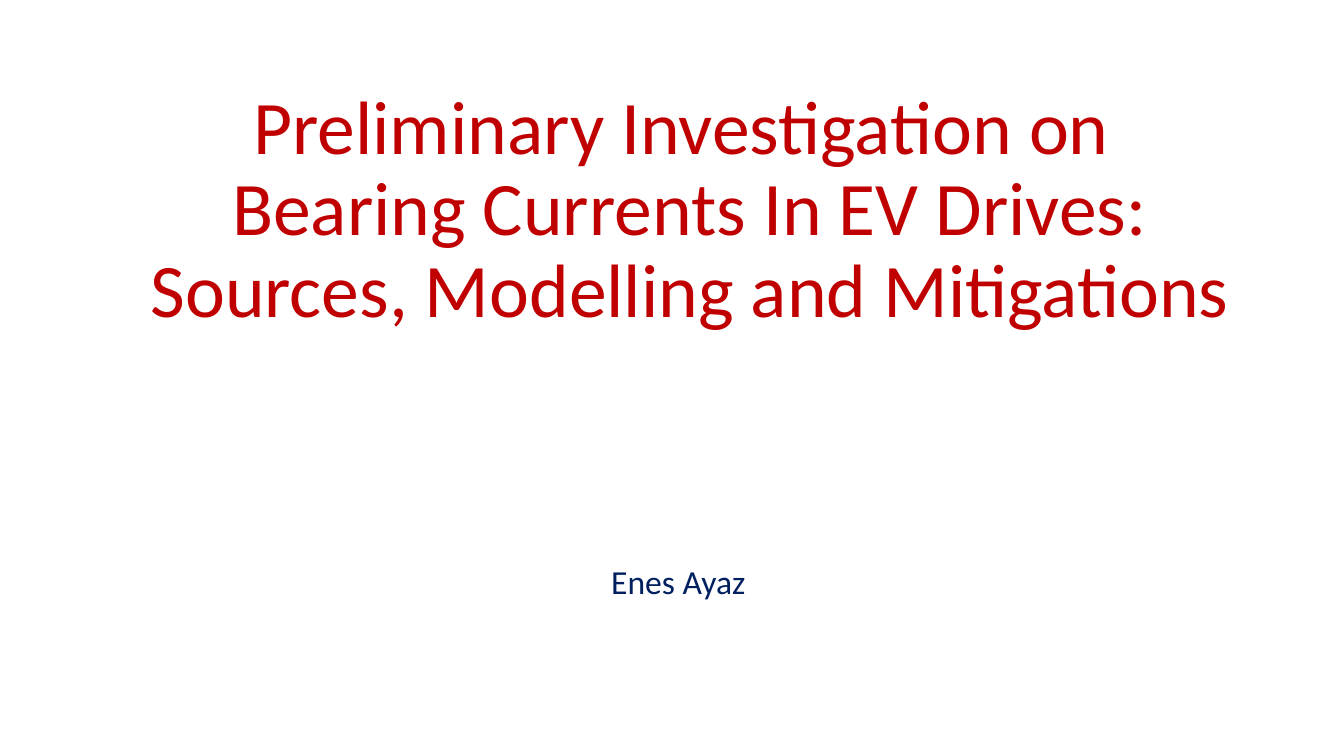
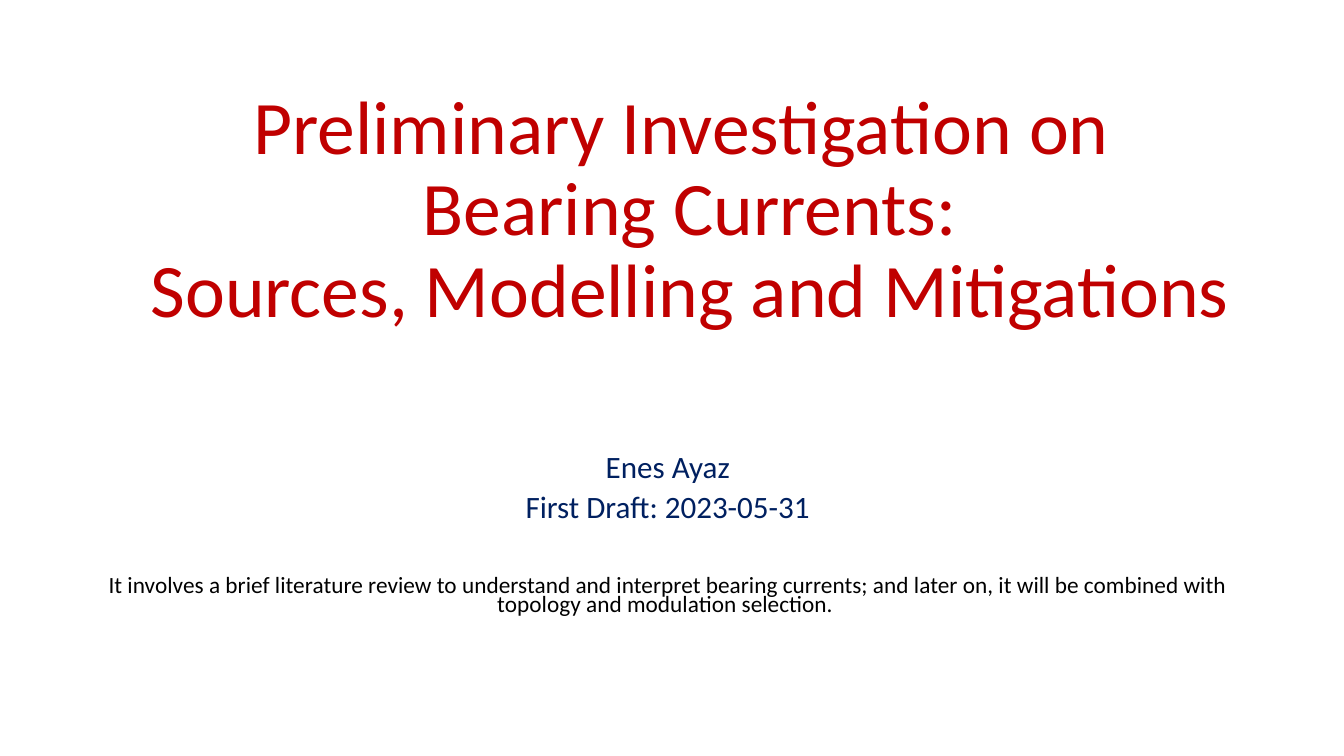
Before and after one commit to EnesAyaz/KTH, a slide deck: slide 1 of Weekly-Reports/BearingCurrentsSourceAndMitigations.pptx. Drawn at 1344x756 pixels with LibreOffice and Linux fonts; fonts in the diff are those of the drawing. Boxes give left, top, right and bottom in pixels: in the first picture for what was removed or moved away, otherwise in the second. Text is boxed around its words. In the diff, an @@ line names an element or a change of style, - is before the commit and + after.

```diff
--- a/Weekly-Reports/BearingCurrentsSourceAndMitigations.pptx
+++ b/Weekly-Reports/BearingCurrentsSourceAndMitigations.pptx
@@ title at (150, 101, 1228, 330): text changed @@
-Preliminary Investigation on
-Bearing Currents In EV Drives:
-Sources, Modelling and Mitigations
+Preliminary Investigation on
+Bearing Currents:
+Sources, Modelling and Mitigations
@@ subtitle "Enes Ayaz": place and size @@
-subtitle "Enes Ayaz" at (611, 572, 746, 600)
+subtitle "Enes Ayaz" at (109, 458, 1226, 616)
@@ subtitle at (606, 458, 730, 483): size 24 to 22.2 pt in "Enes Ayaz"; line spacing 0.9 to 0.7 @@
@@ subtitle at (109, 496, 1226, 616): paragraphs added @@
+First Draft: 2023-05-31
+It involves a brief literature review to understand and interpret bearing currents; and later on, it will be combined with topology and modulation selection.
```
Also in this commit, not shown: 10 other slides changed, 1 other file.
